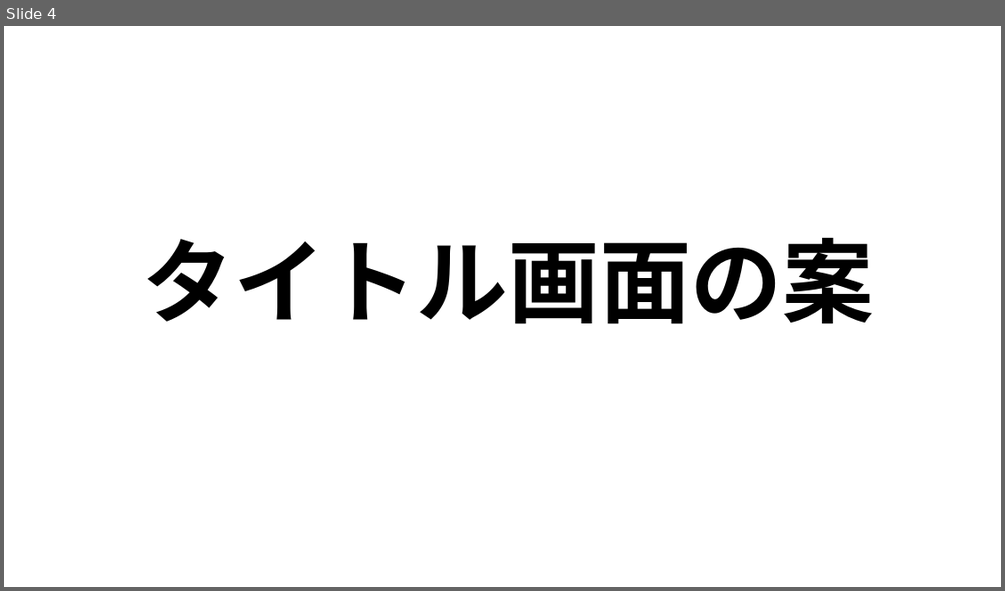
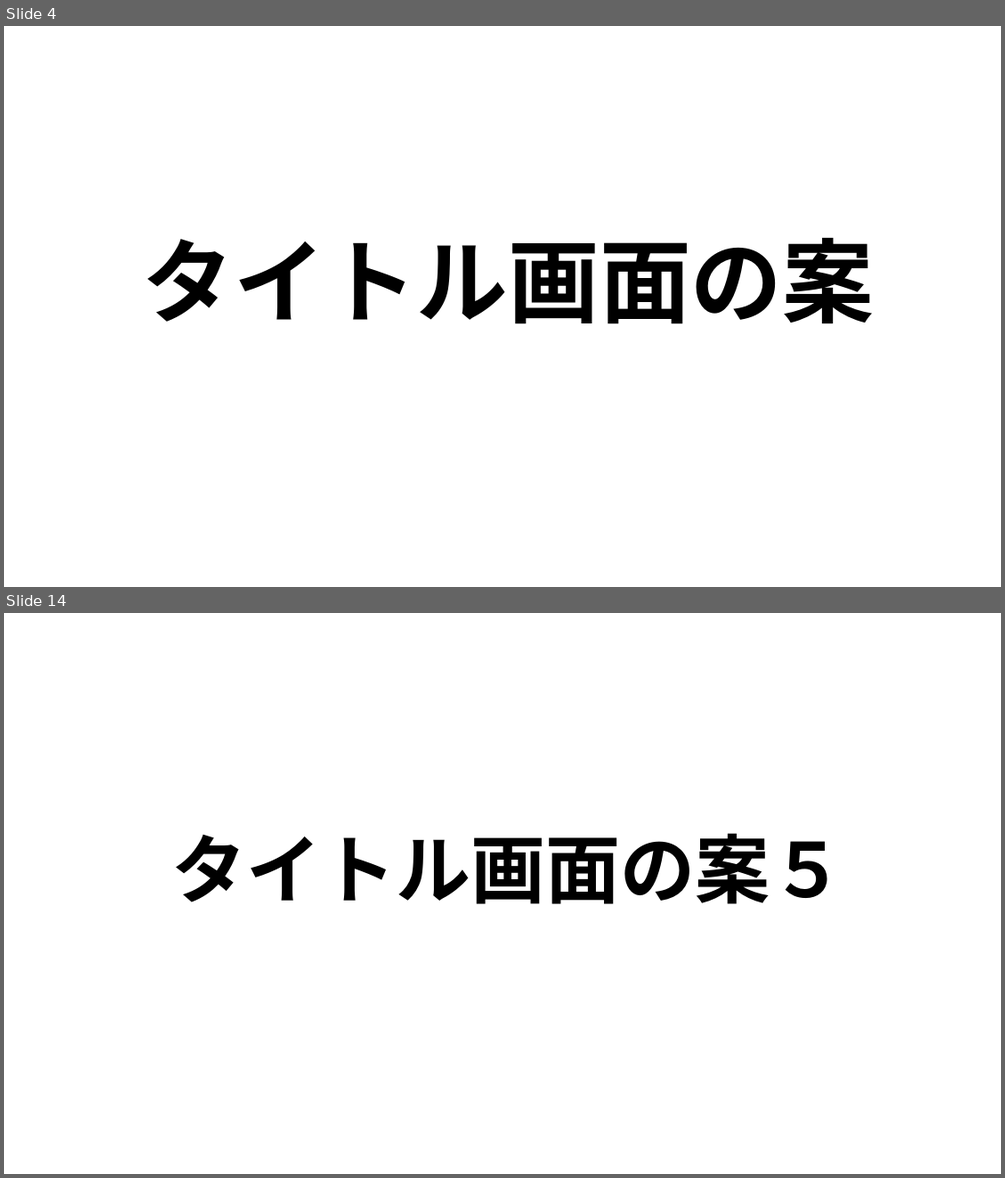
Before and after one commit to MizukiKato0416/sotsugyou_time_kato, a slide deck: 卒業制作_大元タイトル構成.pptx. Shown one above the other, each under a label of ours: slide 4 before the commit, slides 4 and 14 after it; the slides between them are not shown. The pictures are 1005x591 and 1005x1178 pixels, drawn with LibreOffice and Linux fonts; fonts in the diff are those of the drawing. Boxes give left, top, right and bottom in pixels: in the first picture for what was removed or moved away, otherwise in the second. Text is boxed around its words. In the diff, an @@ line names an element or a change of style, - is before the commit and + after.

```diff
--- a/卒業制作_大元タイトル構成.pptx
+++ b/卒業制作_大元タイトル構成.pptx
@@ slide 14 added at (4,613,1001,1174), background #FFFFFF @@
@@ title added at (171,833,844,904), 72 pt, text #000000, bold @@
+タイトル画面の案５
```
Also in this commit, not shown: 1 slide changed, 10 other slides added, 4 slides removed.
